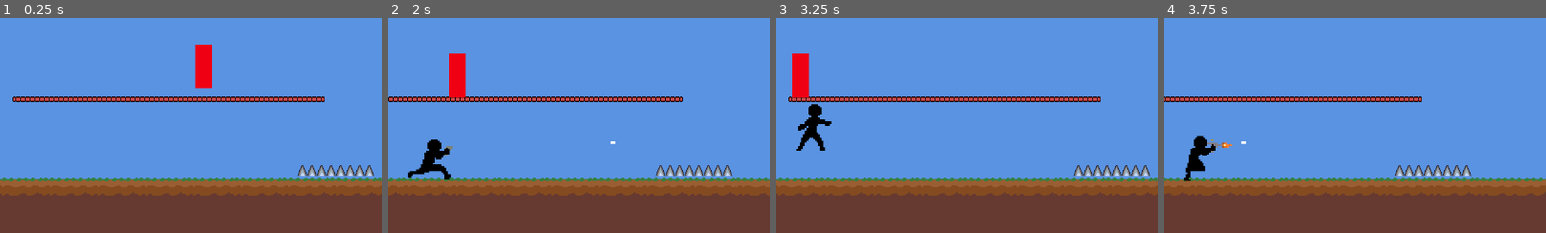
Above: before the commit, frames 1-4 (left to right).
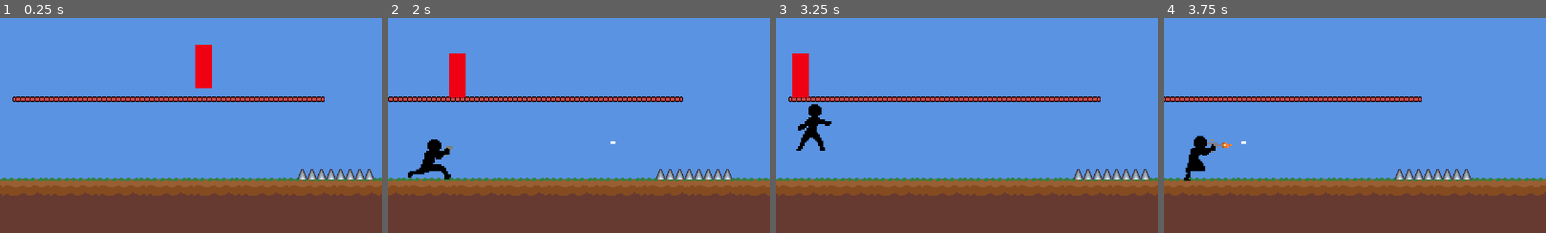
Above: after the commit, the same moments.

Repository: jhonatancunha/godot-game
Game: Godot game, scene res://Levels/level1.tscn
The game is run twice, just before and just after one commit, with the same random seed, the same clock (stepped at 60 frames per second) and the same inputs. This scene is started directly instead of the project's main scene.
Inputs:
- Up to frame 1 (0.25 s): no input
- Up to frame 2 (2 s): hold Right (right) from 0.53 s (still down); tap S (fire) at 0.6 s; tap Space (jump) at 0.77, 1.52 s; tap A (punch) at 1.35 s
- Up to frame 3 (3.25 s): release Right (right) at 2.03 s; hold Left (left) 2.03-2.78 s; tap S (fire) at 2.1 s; hold Right (right) from 2.78 s (still down); tap A (punch) at 2.85 s; tap Space (jump) at 3.02 s
- Up to frame 4 (3.75 s): keep holding Right (right); tap S (fire) at 3.6 s
The pictures show only the part of the screen within x 44-94%, y 45-95%; the shares and areas given below are measured in that part.

The runs differ from the first frame. In frame 1, 1.0% of the frame differs, in the area x 77-98%, y 68-76%; in frame 2, 1.0%; in frame 3, 1.0%; in frame 4, 1.0%.

Commit message:
fix: spikes position

Diff:
--- a/Levels/level1.tscn
+++ b/Levels/level1.tscn
@@ -168,7 +168,7 @@
 collision_mask = 2
 
 [node name="SPIKES" type="Node2D" parent="."]
-position = Vector2(0, 1)
+position = Vector2(0, 7)
 
 [node name="Spike" parent="SPIKES" instance=ExtResource("6_2yeux")]
 position = Vector2(864, 574)
--- a/Terrain/MovingPlatform/MovingPlatform.tscn
+++ b/Terrain/MovingPlatform/MovingPlatform.tscn
@@ -4,6 +4,21 @@
 
 [sub_resource type="RectangleShape2D" id="RectangleShape2D_k5jej"]
 size = Vector2(43, 6)
+
+[sub_resource type="Animation" id="Animation_fsorp"]
+length = 0.001
+tracks/0/type = "value"
+tracks/0/imported = false
+tracks/0/enabled = true
+tracks/0/path = NodePath(".:position")
+tracks/0/interp = 1
+tracks/0/loop_wrap = true
+tracks/0/keys = {
+"times": PackedFloat32Array(0),
+"transitions": PackedFloat32Array(1),
+"update": 0,
+"values": [Vector2(0, 0)]
+}
 
 [sub_resource type="Animation" id="Animation_k01tk"]
 resource_name = "move_loop"
@@ -20,21 +35,6 @@
 "transitions": PackedFloat32Array(1, 1, 1),
 "update": 0,
 "values": [Vector2(0, 0), Vector2(127, 0), Vector2(0, 0)]
-}
-
-[sub_resource type="Animation" id="Animation_fsorp"]
-length = 0.001
-tracks/0/type = "value"
-tracks/0/imported = false
-tracks/0/enabled = true
-tracks/0/path = NodePath(".:position")
-tracks/0/interp = 1
-tracks/0/loop_wrap = true
-tracks/0/keys = {
-"times": PackedFloat32Array(0),
-"transitions": PackedFloat32Array(1),
-"update": 0,
-"values": [Vector2(0, 0)]
 }
 
 [sub_resource type="AnimationLibrary" id="AnimationLibrary_v3ik5"]
